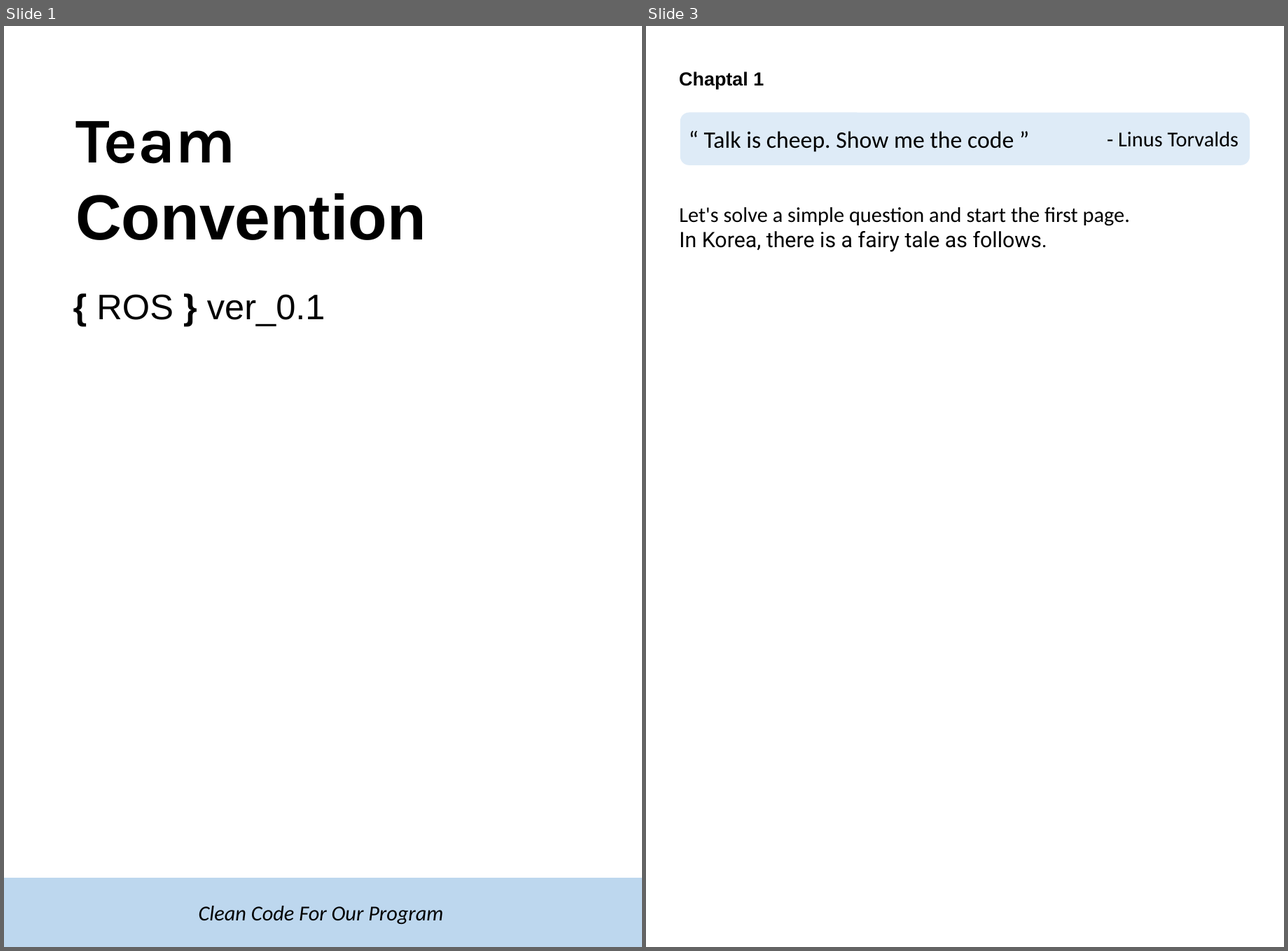
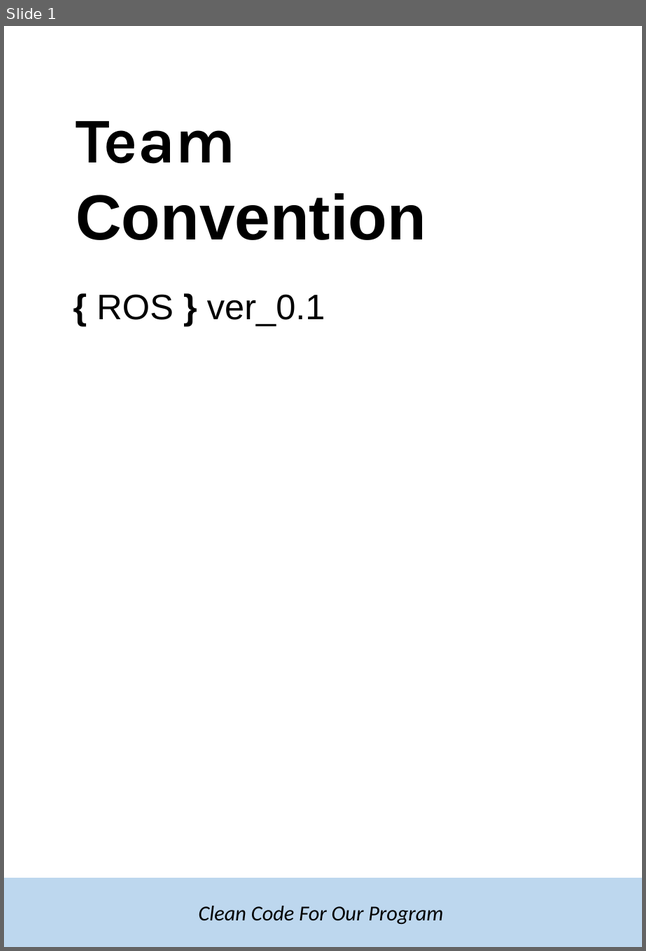
Before and after one commit to SeongJun-Hwang/TeamConvention, a slide deck: Team_convention.pptx. Shown side by side, each under a label of ours: slides 1 and 3 before the commit, slide 1 after it; the slides between them are not shown. The pictures are 1288x951 and 646x951 pixels, drawn with LibreOffice and Linux fonts; fonts in the diff are those of the drawing; background and template pictures are left out. Boxes give left, top, right and bottom in pixels: in the first picture for what was removed or moved away, otherwise in the second. Text is boxed around its words. In the diff, an @@ line names an element or a change of style, - is before the commit and + after.

```diff
--- a/Team_convention.pptx
+++ b/Team_convention.pptx
@@ slide 3 removed at (x1=646, y1=26, x2=1284, y2=947), background #FFFFFF @@
@@ text removed at (x1=679, y1=72, x2=764, y2=89) @@
-Chaptal 1
@@ rounded rectangle removed at (x1=680, y1=113, x2=1249, y2=165) @@
@@ text removed at (x1=704, y1=131, x2=1014, y2=152) @@
-“ Talk is cheep. Show me the code ”
@@ text removed at (x1=1118, y1=132, x2=1238, y2=147) @@
-- Linus Torvalds
@@ text removed at (x1=679, y1=207, x2=1130, y2=252) @@
-Let's solve a simple question and start the first page.
-In Korea, there is a fairy tale as follows.
```
Also in this commit, not shown: 1 slide changed, 1 slide added.
